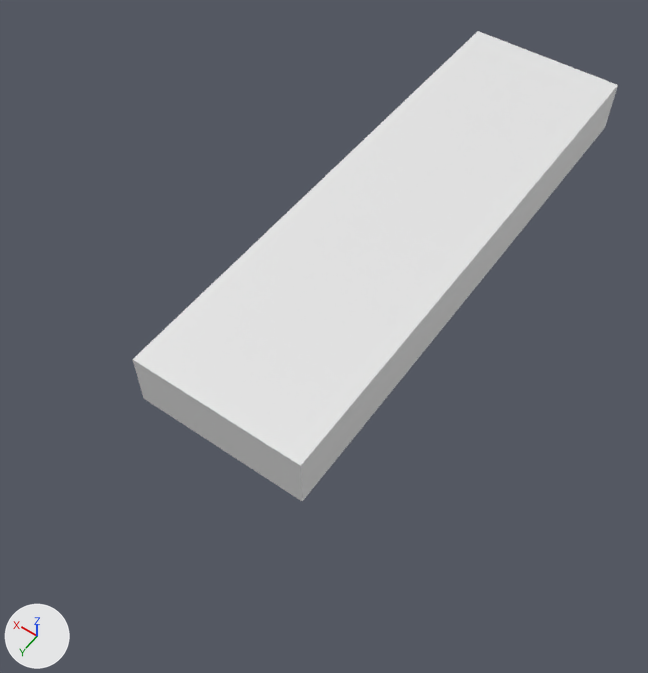
Renders of the FBX model UNREAL/WildWest/Content/Western_Town/Assets/walkway_straight.fbx from each side of a commit.
Rendered twice from a 50 mm camera at (-3.71, 14.67, 11.37) aimed at (1.72, 7.06, -0.57). The lights are fixed; the arrows at lower left show +X, +Y and +Z.

The older version as bpy lines, for what is in view:
```python
me_cube_003 = bpy.data.meshes.new('Cube.003')
me_cube_003.from_pydata(...)  # a box spanning x -1.0..2.0, y -1.0..9.0, z -1.0..0.0
ob_cube = bpy.data.objects.new('Cube', me_cube_003)
ob_cube.location = (1.0, 1.0, 1.0)
```
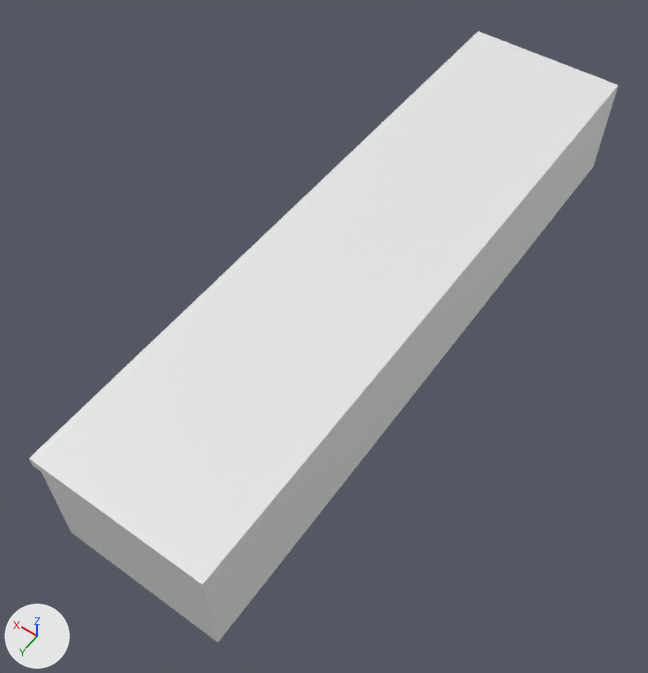
Pixel boxes (x1, y1, x2, y2) of what changed, in the pictures (648 x 673 px):
'Cube', reshaped, moved, rescaled (21% wider, 30% taller): before (133, 31, 618, 501); after (29, 31, 618, 642)

Diff of the bpy script that builds the scene:
```diff
--- a/UNREAL/WildWest/Content/Western_Town/Assets/walkway_straight.fbx.py
+++ b/UNREAL/WildWest/Content/Western_Town/Assets/walkway_straight.fbx.py
@@ me_cube_003 @@
 # used by ob_cube; location = (1.0, 1.0, 1.0)
-me_cube_003.from_pydata(...)  # 8 vertices, 6 faces; spans x -1.0..2.0, y -1.0..9.0, z -1.0..0.0
+me_cube_003.from_pydata(...)  # 127 vertices, 114 faces; spans x -0.01..2.99, y 0.0..10.0, z -1.0..1.0
+# me_cube_003 part 1: the whole mesh is rebuilt
@@ ob_cube @@
 ob_cube = bpy.data.objects.new('Cube', me_cube_003)
-ob_cube.location = (1.0, 1.0, 1.0)
+ob_cube.location = (0.0, 0.0, 0.0)
+ob_cube.scale = (1.0, 1.2, 1.0)
```
